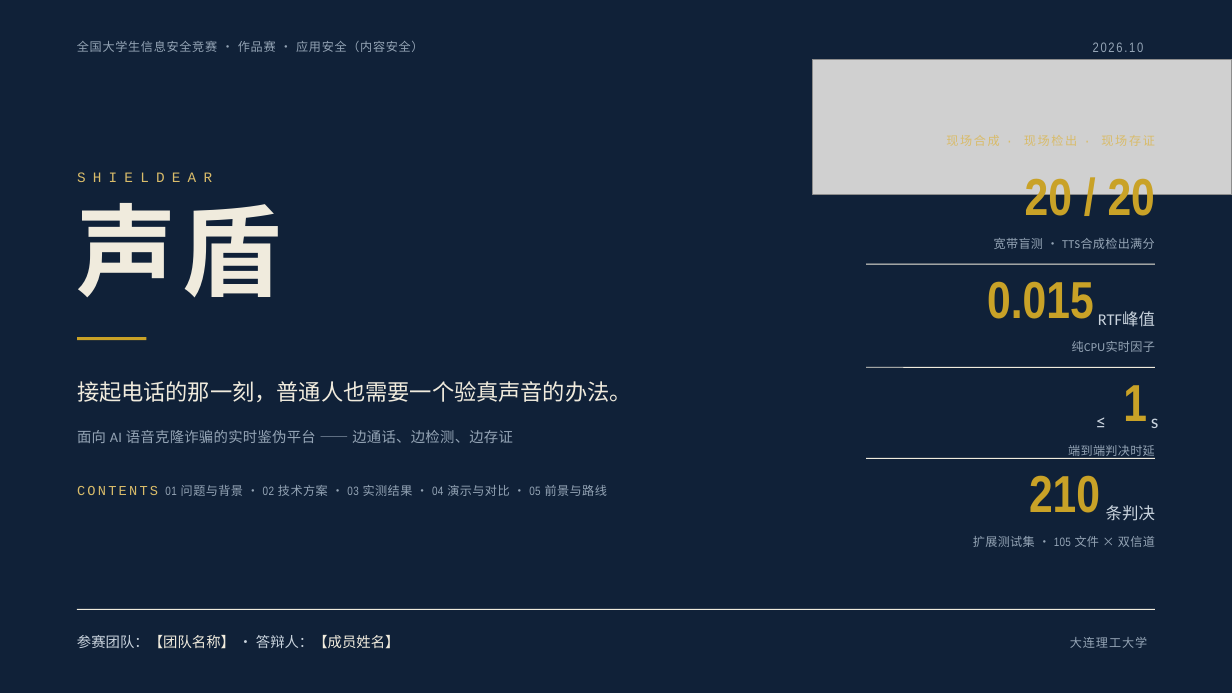
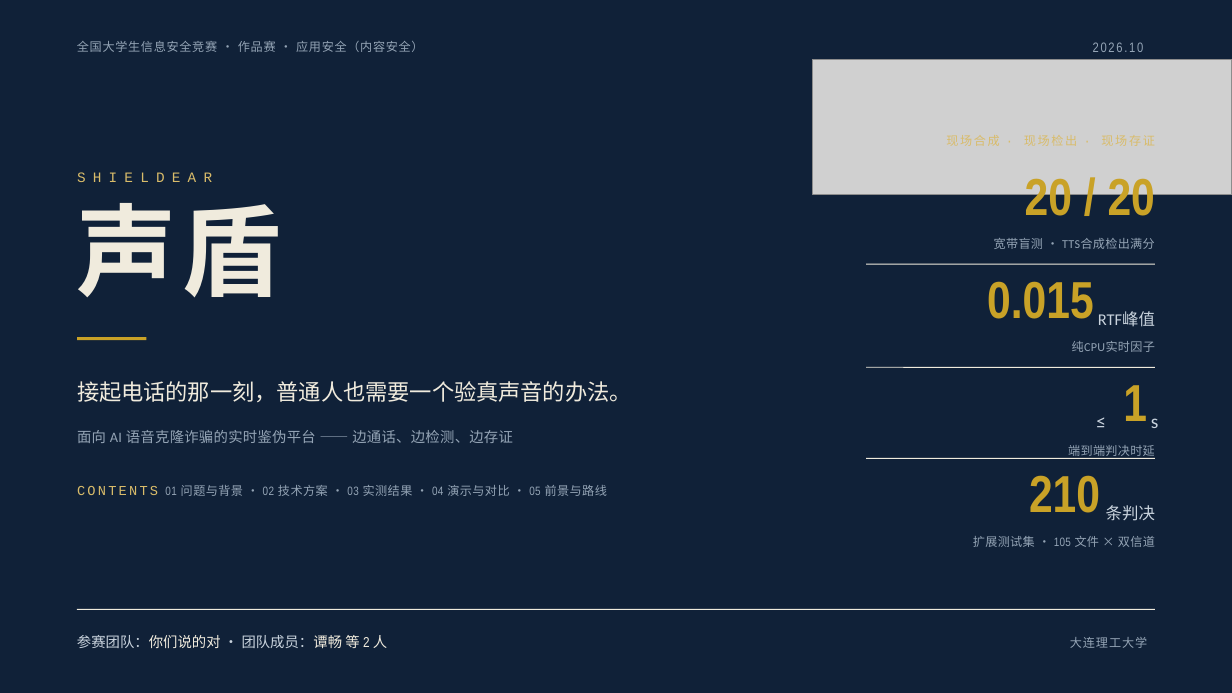
Before and after one commit to 43aquarius/ShieldEar, a slide deck: slide 1 of docs/声盾-答辩演示.pptx. Drawn at 1232x693 pixels with LibreOffice and Linux fonts; fonts in the diff are those of the drawing; grey boxes stand for pictures. Boxes give left, top, right and bottom in pixels: in the first picture for what was removed or moved away, otherwise in the second. Text is boxed around its words. In the diff, an @@ line names an element or a change of style, - is before the commit and + after.

Commit message:
docs(final): 提交材料终审 — 团队信息定稿（你们说的对·谭畅等2人）+GitHub仓库地址入册+四级合成链与容错验证章节+可执行程序包打包脚本

```diff
--- a/docs/声盾-答辩演示.pptx
+++ b/docs/声盾-答辩演示.pptx
@@ text at [77,635,387,648]: text changed; text colour #F0EBDD to #C9D3DD @@
-参赛团队：【团队名称】 · 答辩人：【成员姓名】
+参赛团队：你们说的对 · 团队成员：谭畅 等 2 人
```
Also in this commit, not shown: 1 other slide changed, 20 other files.
